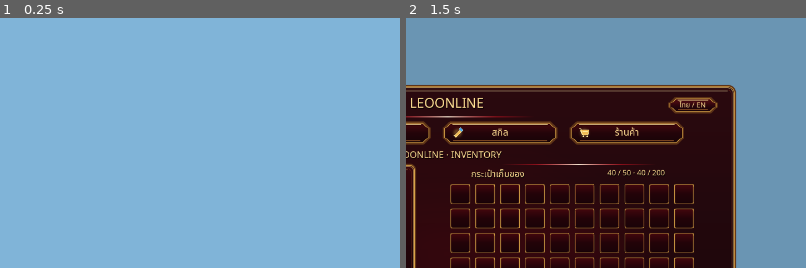
Above: before the commit, frames 1-2 (left to right).
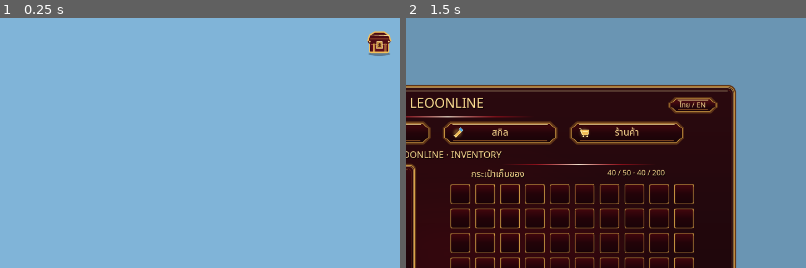
Above: after the commit, the same moments.

Repository: redfullmoon209-debug/Leoonline
Game: Godot game, scene res://scenes/main.tscn
Two runs of this game, one before a commit and one after it. Both use one fixed random seed, a clock stepped at 60 frames per second and the inputs below.
Inputs (mouse positions are % of the whole screen's width and height, from its top left):
- Up to frame 1 (0.25 s): no input
- Up to frame 2 (1.5 s): click (97, 5) at 0.5 s; click "กระเป๋า" at 1.25 s
The pictures show only the part of the screen within x 45-95%, y 0-50%; the shares and areas given below are measured in that part.

The runs differ from the first frame. In frame 1, 0.5% of the frame differs, in the area x 91-98%, y 5-16%; in frame 2, nothing differs.

Commit message:
HUD: add separate clickable storage chest icon beside bag, open left vault + right bag without altering bag button

Diff:
--- a/scripts/main.gd
+++ b/scripts/main.gd
@@ -180,8 +180,31 @@
  bag_button.position = Vector2(get_viewport().get_visible_rect().size.x-72,16)
  bag_button.size = Vector2(56,56)
  bag_button.pressed.connect(_toggle)
- inventory.visibility_changed.connect(func(): bag_button.visible = not inventory.visible)
- get_viewport().size_changed.connect(func(): bag_button.position = Vector2(get_viewport().get_visible_rect().size.x-72,16))
+ # Independent Storage chest icon sits immediately to the left of Inventory.
+ # PNG is a standalone original asset (not a crop of the inventory screenshot).
+ var storage_button := TextureButton.new()
+ storage_button.name = "OpenStorage"
+ storage_button.texture_normal = load("res://assets/ui/inventory/icon_storage.png")
+ storage_button.texture_hover = storage_button.texture_normal
+ storage_button.texture_pressed = storage_button.texture_normal
+ storage_button.ignore_texture_size = true
+ storage_button.stretch_mode = TextureButton.STRETCH_KEEP_ASPECT_CENTERED
+ storage_button.custom_minimum_size = Vector2(56,56)
+ storage_button.tooltip_text = "คลังเก็บของ / Storage"
+ hud.add_child(storage_button)
+ storage_button.set_anchors_and_offsets_preset(Control.PRESET_TOP_RIGHT)
+ storage_button.position = Vector2(get_viewport().get_visible_rect().size.x-140,16)
+ storage_button.size = Vector2(56,56)
+ storage_button.pressed.connect(_open_storage)
+ inventory.visibility_changed.connect(func():
+  bag_button.visible = not inventory.visible
+  storage_button.visible = not inventory.visible
+ )
+ get_viewport().size_changed.connect(func():
+  var width: float = get_viewport().get_visible_rect().size.x
+  bag_button.position = Vector2(width-72,16)
+  storage_button.position = Vector2(width-140,16)
+ )
 
 func _starter() -> void:
  for id in ["sword","shirt","boots","potion","scroll","wood","fashion_blade","fashion_dagger","fashion_mask","fashion_cape"]:
@@ -196,8 +219,18 @@
  if is_instance_valid(inventory) and inventory.has_method("refresh"):
   inventory.call("refresh")
 
+func _open_storage() -> void:
+ # The chest icon opens Storage mode; the bag icon and B still open Inventory.
+ if not open:
+  open = true
+  inventory.visible = true
+ inventory.call("open_storage")
+ Input.mouse_mode = Input.MOUSE_MODE_VISIBLE
+
 func _toggle() -> void:
  open = not open
+ if open:
+  inventory.call("_switch_tab",0)
  inventory.visible = open
  Input.mouse_mode = Input.MOUSE_MODE_VISIBLE if open or DisplayServer.is_touchscreen_available() else Input.MOUSE_MODE_CAPTURED
 
